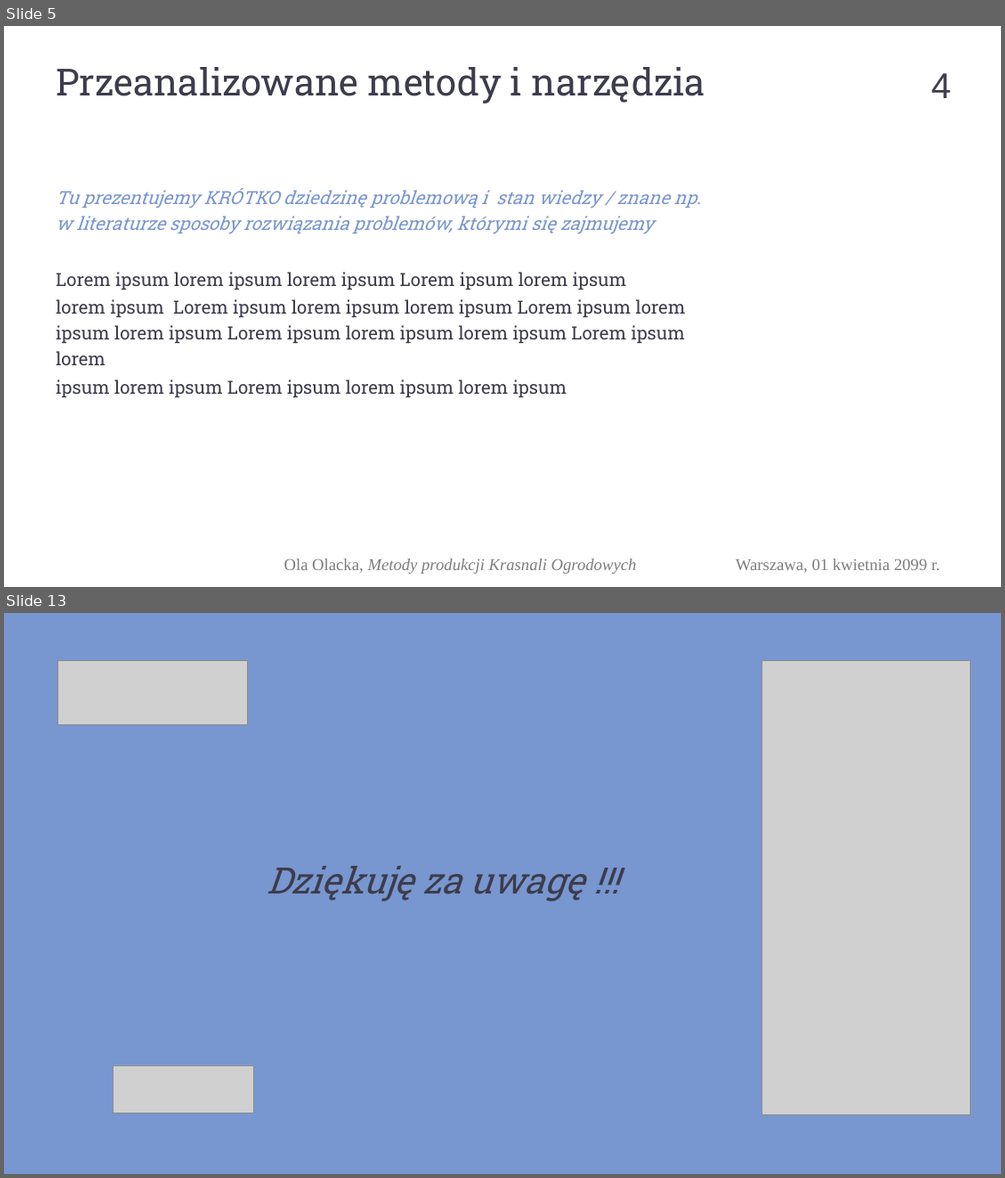
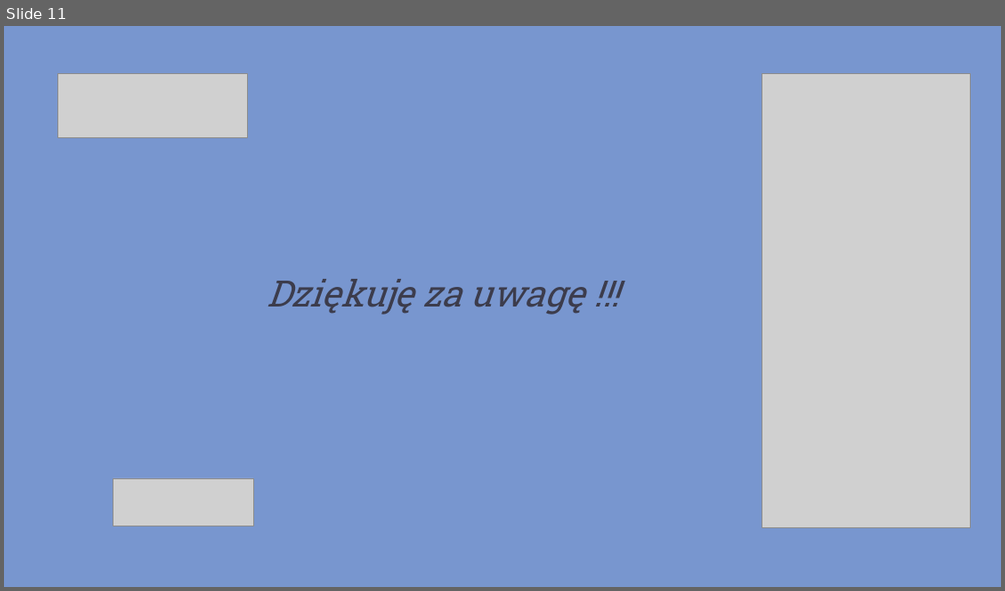
Before and after one commit to piotrHeinzelman/inz, a slide deck: _Prezentacja_/PD_203 Prezentacja_obrona_pracy.pptx. Shown one above the other, each under a label of ours: slides 5 and 13 before the commit, slide 11 after it; the slides between them are not shown. The pictures are 1005x1178 and 1005x591 pixels, drawn with LibreOffice and Linux fonts; fonts in the diff are those of the drawing; grey boxes stand for pictures; background and template pictures are left out. Boxes give left, top, right and bottom in pixels: in the first picture for what was removed or moved away, otherwise in the second. Text is boxed around its words. In the diff, an @@ line names an element or a change of style, - is before the commit and + after.

```diff
--- a/_Prezentacja_/PD_203 Prezentacja_obrona_pracy.pptx
+++ b/_Prezentacja_/PD_203 Prezentacja_obrona_pracy.pptx
@@ slide 5 removed at <box>4,26,1001,587</box>, background #FFFFFF @@
@@ text removed at <box>56,67,705,103</box> @@
-Przeanalizowane metody i narzędzia
@@ page number removed at <box>931,73,951,98</box> @@
-4
@@ text removed at <box>56,188,701,397</box> @@
-Tu prezentujemy KRÓTKO dziedzinę problemową i stan wiedzy / znane np. w literaturze sposoby rozwiązania problemów, którymi się zajmujemy
-Lorem ipsum lorem ipsum lorem ipsum Lorem ipsum lorem ipsum
-lorem ipsum Lorem ipsum lorem ipsum lorem ipsum Lorem ipsum lorem ipsum lorem ipsum Lorem ipsum lorem ipsum lorem ipsum Lorem ipsum lorem
-ipsum lorem ipsum Lorem ipsum lorem ipsum lorem ipsum
@@ text removed at <box>284,558,637,573</box> @@
-Ola Olacka, Metody produkcji Krasnali Ogrodowych
@@ text removed at <box>736,558,940,572</box> @@
-Warszawa, 01 kwietnia 2099 r.
@@ what was slide 13 is now slide 11 @@
```
Also in this commit, not shown: 3 slides changed, 7 slides added, 8 other slides removed, 19 other files.
